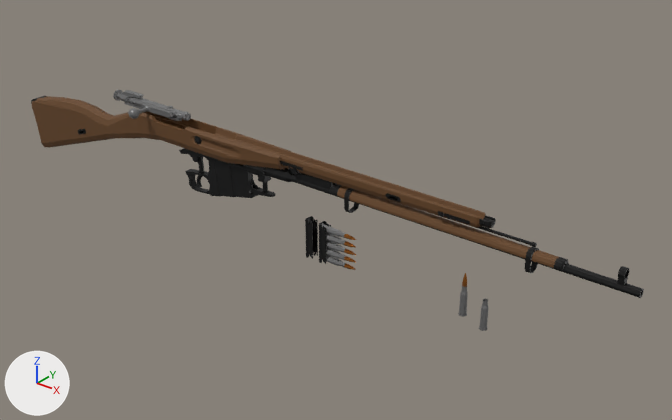
The glTF model assets/models/low-poly_mosin_nagant_189130.glb, before and after one commit.
Rendered twice from a 50 mm lens placed at (9.8, -11.19, 7.1), pointed at (0.39, 0.57, -0.19). The axes (+X, +Y, +Z) are drawn at lower left. The lights are the same throughout. The older version comes first. Where no turn or scale is listed for an object, it has been applied to the vertices.
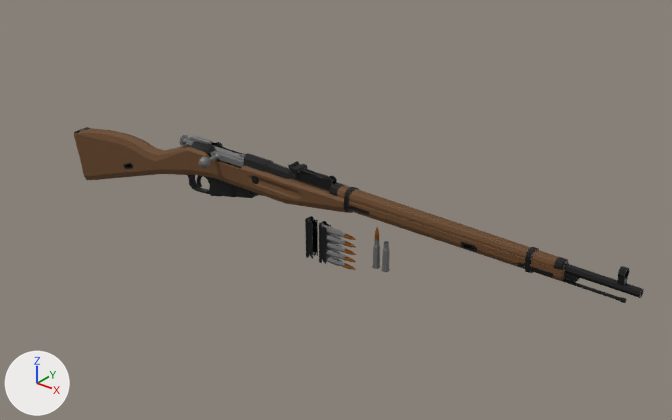
Changed parts and their boxes (x1, y1, x2, y2) in the pictures (672 x 420 px):
```json
{"object": "Object_19", "change": "moved", "before": [31, 96, 486, 228], "after": [74, 128, 565, 281]}
{"object": "Object_20", "change": "moved", "before": [31, 96, 537, 247], "after": [74, 127, 627, 303]}
{"object": "Object_15", "change": "moved", "before": [128, 97, 191, 121], "after": [199, 145, 245, 168]}
{"object": "Object_17", "change": "moved", "before": [113, 89, 182, 121], "after": [179, 135, 245, 160]}
{"object": "Object_7", "change": "moved", "before": [479, 299, 488, 331], "after": [381, 241, 390, 272]}
{"object": "Object_4", "change": "moved", "before": [458, 286, 468, 317], "after": [372, 239, 381, 269]}
{"object": "Object_5", "change": "moved", "before": [462, 273, 467, 287], "after": [375, 227, 379, 240]}
```

The change, as JSON lines over the scene's bpy script:
```json
{"op": "set", "path": "ob_object_15.location", "old": "(-3.72, 0.0, 1.03)", "new": "(-1.86, 0.0, 0.51)"}
{"op": "set", "path": "ob_object_17.location", "old": "(-3.72, 0.0, 1.03)", "new": "(-1.86, 0.0, 0.51)"}
{"op": "set", "path": "ob_object_4.location", "old": "(3.44, 0.0, -0.53)", "new": "(1.72, 0.0, -0.27)"}
{"op": "set", "path": "ob_object_5.location", "old": "(3.44, 0.0, -0.53)", "new": "(1.72, 0.0, -0.27)"}
{"op": "set", "path": "ob_object_7.location", "old": "(3.83, 0.0, -0.76)", "new": "(1.91, 0.0, -0.38)"}
{"op": "set", "path": "ob_object_19.location", "old": "(-2.85, 0.0, 0.81)", "new": "(-1.43, 0.0, 0.41)"}
{"op": "set", "path": "ob_object_20.location", "old": "(-2.85, 0.0, 0.81)", "new": "(-1.43, 0.0, 0.41)"}
```
